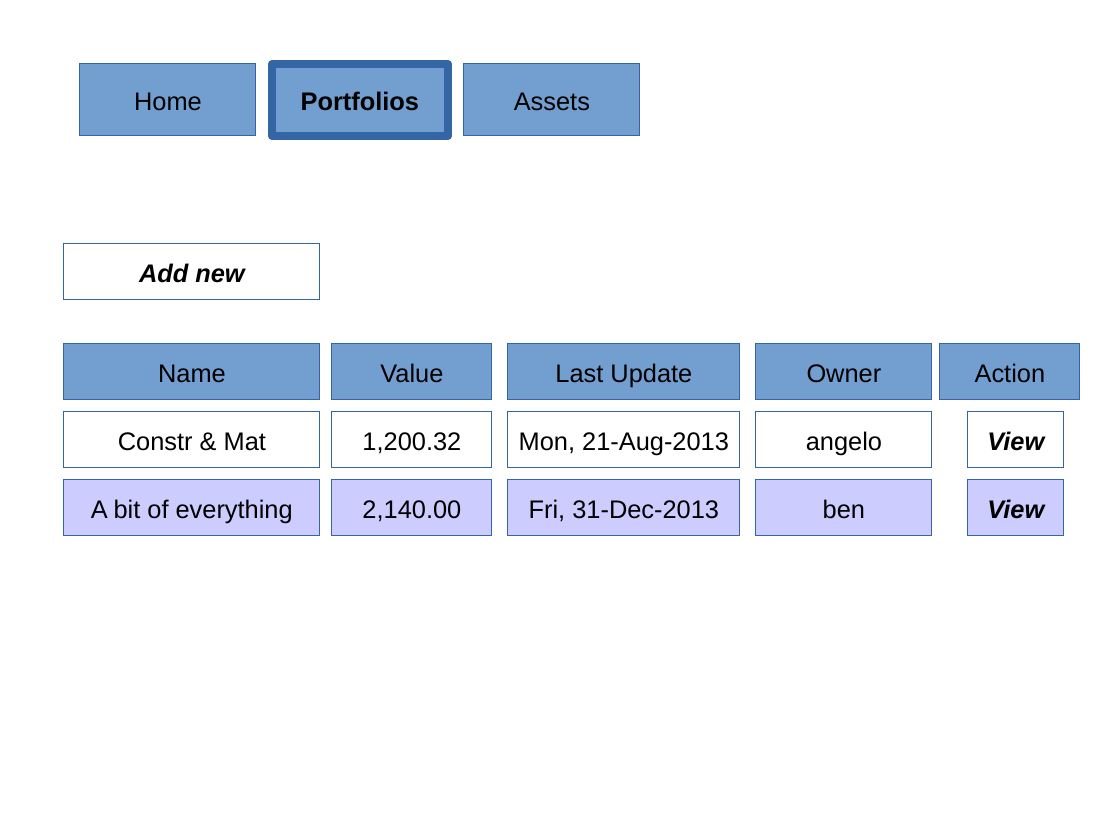
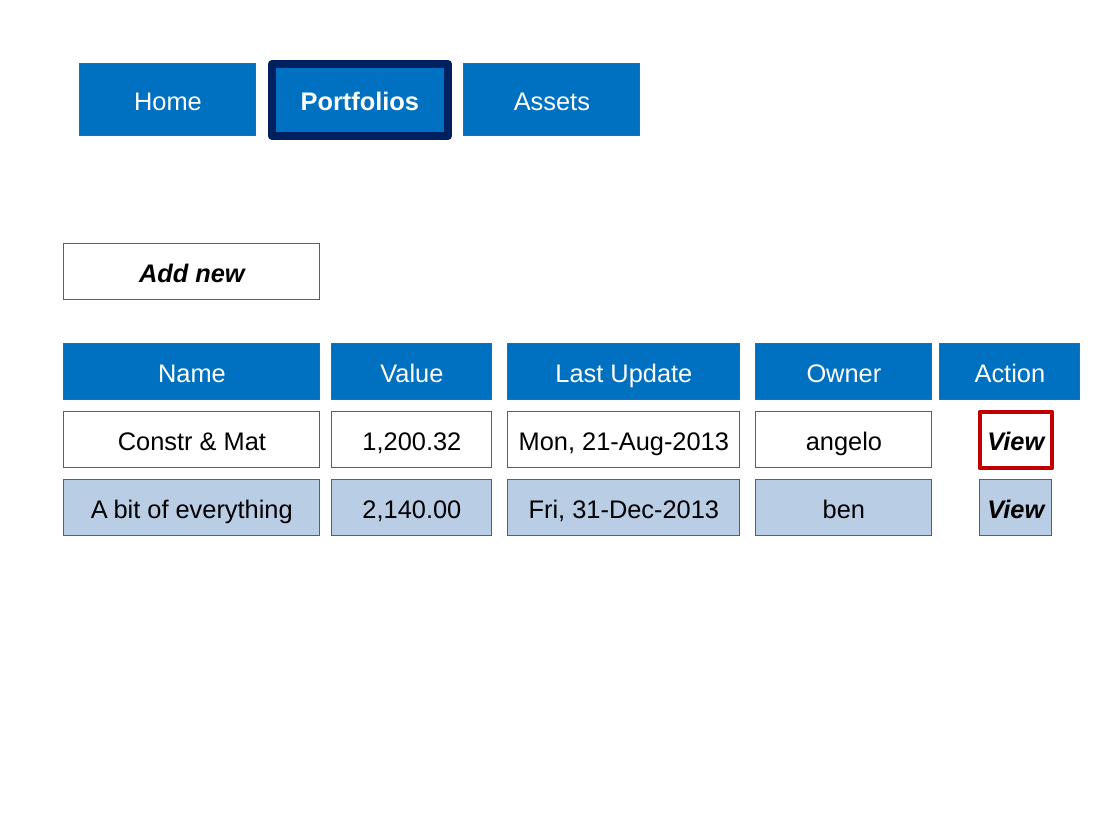
Before and after one commit to amastrobera/portfolio_mng_site, a slide deck: slide 2 of user_interface.pptx. Drawn at 1120x840 pixels with LibreOffice and Linux fonts; fonts in the diff are those of the drawing. Boxes give left, top, right and bottom in pixels: in the first picture for what was removed or moved away, otherwise in the second. Text is boxed around its words. In the diff, an @@ line names an element or a change of style, - is before the commit and + after.

```diff
--- a/user_interface.pptx
+++ b/user_interface.pptx
@@ rectangle "Portfolios" at <box>272,64,448,136</box>: text colour #000000 to #FFFFFF; fill #729FCF to #0070C0; outline #3465A4 5.67 pt to #002060 5.67 pt @@
@@ text colour #000000 to #FFFFFF; fill #729FCF to #0070C0 in 7 elements at <box>80,64,256,136</box>, <box>464,64,640,136</box>, <box>64,345,320,400</box>, <box>332,345,492,400</box>, <box>508,345,740,400</box>, <box>756,345,932,400</box>, <box>940,345,1080,400</box> @@
@@ rectangle "View": place and size @@
-rectangle "View" at <box>969,413,1064,469</box>
+rectangle "View" at <box>981,413,1053,469</box>
@@ rectangle "View" at <box>981,413,1053,469</box>: outline #3465A4 0.75 pt to #C00000 3.25 pt @@
@@ fill #CCCCFF to #B9CDE5 in 5 elements at <box>64,480,320,536</box>, <box>332,480,492,536</box>, <box>508,480,740,536</box>, <box>756,480,932,536</box>, <box>981,480,1053,536</box> @@
@@ rectangle "View": place and size @@
-rectangle "View" at <box>969,480,1064,536</box>
+rectangle "View" at <box>981,480,1053,536</box>
```
Also in this commit, not shown: 2 other slides changed, 1 slide added.
